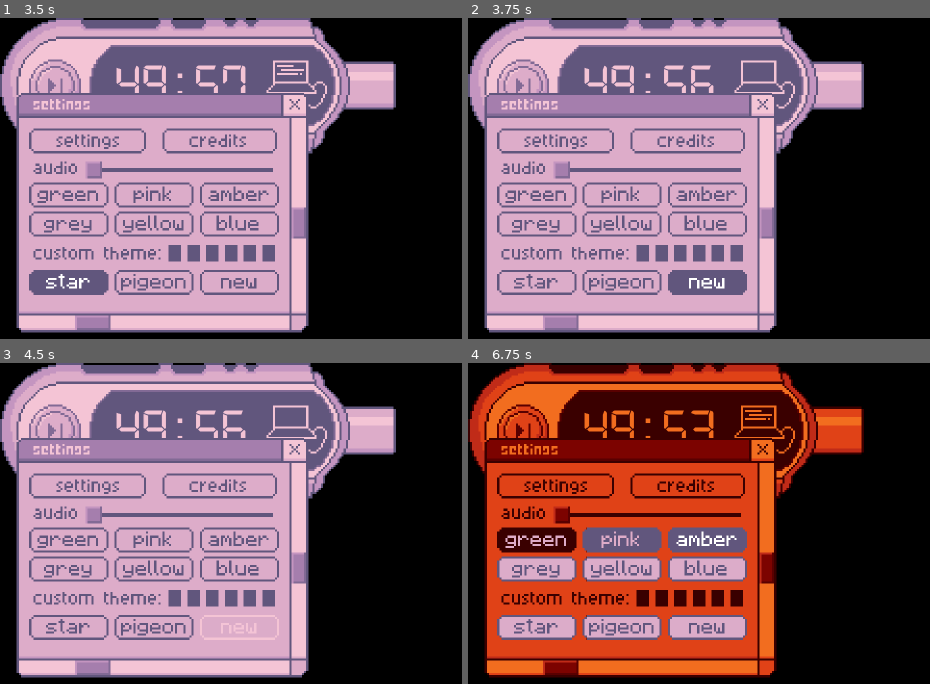
Above: before the commit, frames 1-4 (two rows, left to right).
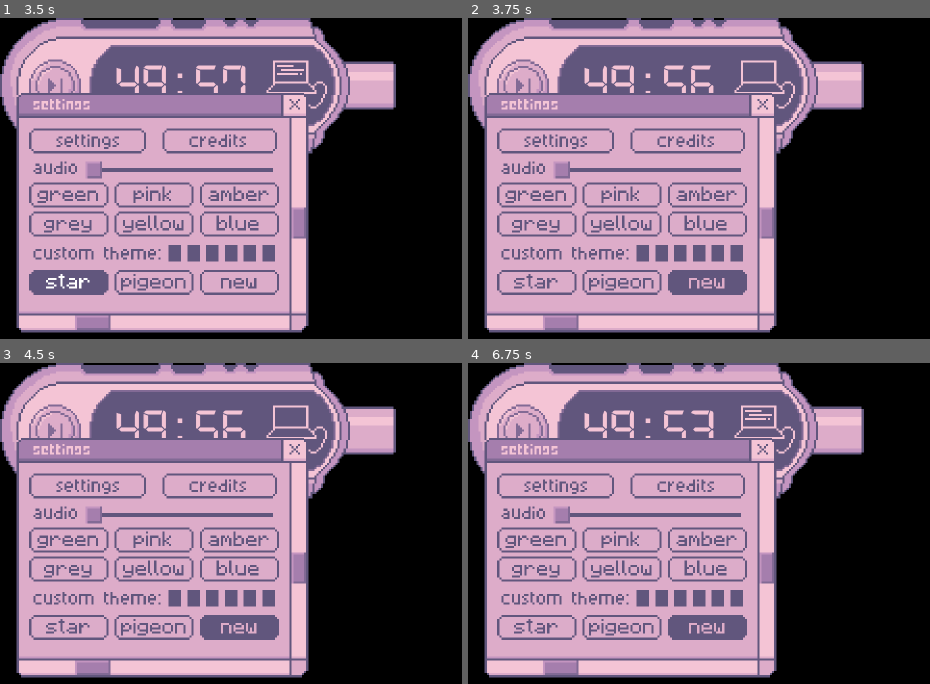
Above: after the commit, the same moments.

Repository: rota-fortunae/mp3-pomodoro
Game: Godot game, scene res://main.tscn
Two runs of this game, one before a commit and one after it. Both use one fixed random seed, a clock stepped at 60 frames per second and the inputs below.
Inputs (mouse positions are in pixels of both pictures, inside the frame that each line leads up to):
- Up to frame 1 (3.5 s): click (55, 85) at 0.5 s; click (369, 85) at 1.25 s; click "pigeon" at 2 s; click "star" at 2.75 s
- Up to frame 2 (3.75 s): click "new" at 3.5 s
- Up to frame 3 (4.5 s): click "new" at 4.25 s
- Up to frame 4 (6.75 s): click "green" at 5 s; click "pink" at 5.75 s; click "amber" at 6.5 s

Frame 1 is identical in both runs. In frame 2, 0.2% of the frame differs, in the area x 47-56%, y 80-85%; in frame 3, 1.2%; in frame 4, 59%, in the area x 0-86%, y 0-99%.

Commit message:
adding charm swap
ignoring the big issue lmao

Diff:
--- a/main.tscn
+++ b/main.tscn
@@ -10,6 +10,7 @@
 [ext_resource type="BitMap" uid="uid://bt0ois64521xf" path="res://assets/button_bitmap.png" id="5_lquwl"]
 [ext_resource type="Texture2D" uid="uid://bjm3qdtqussm7" path="res://assets/charm.png" id="6_074og"]
 [ext_resource type="BitMap" uid="uid://dwl5ec7jpd6w5" path="res://assets/cap_bitmask.png" id="6_ycdy4"]
+[ext_resource type="Texture2D" uid="uid://cyw7ljijy0wpu" path="res://assets/blank_imagecharm.png" id="7_cegan"]
 [ext_resource type="FontFile" uid="uid://obww1jk45dny" path="res://assets/digital-7 (mono).ttf" id="8_5vw27"]
 [ext_resource type="Script" uid="uid://08ycnl7utxt5" path="res://settings_button.gd" id="9_2cqfq"]
 [ext_resource type="Script" uid="uid://bqya2vw4ijq66" path="res://pomodoro.gd" id="9_pom"]
@@ -155,6 +156,10 @@
 position = Vector2(37.000004, -13.000002)
 rotation = -0.65927607
 texture = ExtResource("6_074og")
+
+[node name="CustomCharm" type="Sprite2D" parent="Cap/Charm/CharmSprite" unique_id=403916242]
+position = Vector2(0.43022797, 39.873096)
+texture = ExtResource("7_cegan")
 
 [node name="CollisionShape2D" type="CollisionShape2D" parent="Cap/Charm" unique_id=978954045]
 position = Vector2(38.223038, -11.423344)
--- a/settings_menu.tscn
+++ b/settings_menu.tscn
@@ -280,6 +280,14 @@
 offset_bottom = 80.0
 color = Color(0.50980395, 0.41568628, 0.58431375, 1)
 
+[node name="FileDialog" type="FileDialog" parent="." unique_id=1184996002]
+oversampling_override = 1.0
+title = "Open a File"
+initial_position = 1
+file_mode = 0
+display_mode = 1
+filters = PackedStringArray("*.png", "*.jpg", "*.jpeg", "*.gif")
+
 [connection signal="pressed" from="creditsButton" to="." method="_on_credits_button_pressed"]
 [connection signal="pressed" from="settingsButton" to="." method="_on_settings_button_pressed"]
 [connection signal="pressed" from="exitButton" to="." method="_on_exit_button_pressed"]
@@ -292,3 +300,4 @@
 [connection signal="pressed" from="yellow" to="." method="_on_yellow_pressed"]
 [connection signal="pressed" from="star" to="." method="_on_star_pressed"]
 [connection signal="pressed" from="blue" to="." method="_on_blue_pressed"]
+[connection signal="confirmed" from="FileDialog" to="." method="_on_file_dialog_confirmed"]
--- a/settings_menu_script.gd
+++ b/settings_menu_script.gd
@@ -102,6 +102,7 @@
 
 
 func _on_exit_button_pressed() -> void:
+
 	$"../../Charm/CharmSprite".visible = true
 	$"../../Cap".visible = true
 	visible = false
@@ -109,16 +110,23 @@
 
 func _on_pigeon_pressed() -> void:
 	$"../../Charm/CharmSprite".texture = load("res://assets/pigeon_charm.png")
+	$"../../Charm/CharmSprite/CustomCharm".texture=load("res://assets/blank_imagecharm.png")
 	star.button_pressed=false
 	custom.button_pressed=false
+	pigeon.button_pressed=true
 
 func _on_custom_pressed() -> void:
-	#ADD FUNCTIONALITY LATERRRRR
+	$"../../Charm/CharmSprite".texture = load("res://assets/blank_charm.png")
+	$FileDialog.visible=true #rest in file dialogue thing
+
+	custom.button_pressed=true
 	star.button_pressed=false
 	pigeon.button_pressed=false
 
 
 func _on_star_pressed() -> void:
 	$"../../Charm/CharmSprite".texture = load("res://assets/charm.png")
+	$"../../Charm/CharmSprite/CustomCharm".texture=load("res://assets/blank_imagecharm.png")
 	pigeon.button_pressed=false
 	custom.button_pressed=false
+	star.button_pressed=true
Binary file added: assets/blank_charm.png
Not shown, added: assets/blank_charm.png.import
Binary file added: assets/blank_imagecharm.png
Not shown, added: assets/blank_imagecharm.png.import
